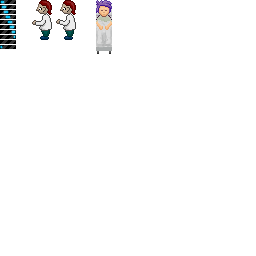
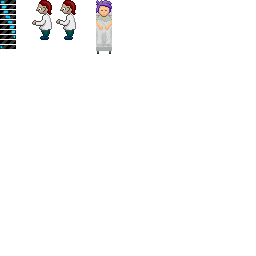
Comparing the layer stacks of the two (256, 256) images. Changes:
painted on "ink" (1st of 3, in "sprites" › "tech copy") over [40, 7, 76, 29]
painted on "scrubs" over [96, 15, 112, 20]
